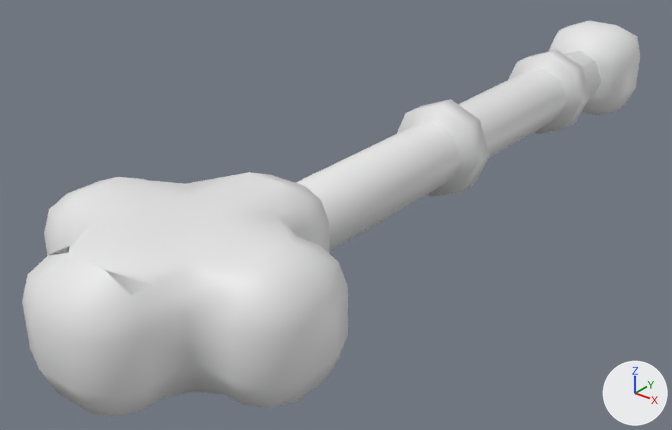
The FBX model Assets/000.Eeeeden/00-Fbxs/00-Character/02-Character/03-Green/Green-Lv2-Healer-WP.fbx: old version first, new version second.
Camera for both pictures: a 50 mm lens placed at (0.453, -0.841, 0.34), pointed at (-0.05, -0.212, -0.049). The lights are fixed; the arrows at lower right show +X, +Y and +Z. Where no turn or scale is listed for an object, it has been applied to the vertices.

Names of what the first picture shows: 'Green-Lv2-Healer-WP'.
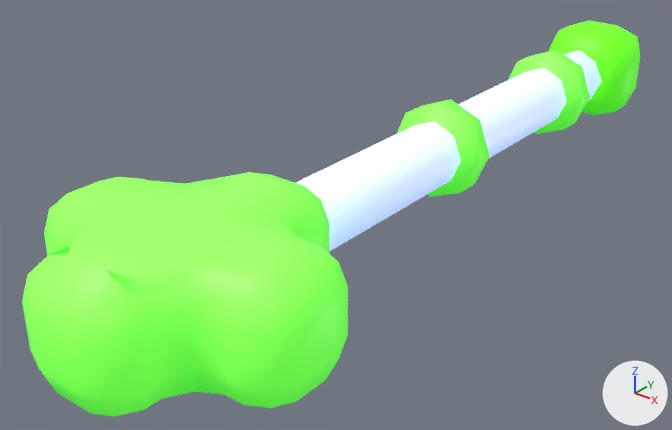
Where the change shows, as pixel boxes [x1, y1, x2, y2] in the pictures (672 x 430 px):
'Green-Lv2-Healer-WP', recoloured (white to green)
    both: [22, 21, 640, 416]

The edits, one by one:
Picture 'Block-EM.png' (img_block_em_png) is new.
Picture 'Block-BM.png' (img_block_bm_png) is new.
Material 'Main' (mat_main) is new.
Uses the picture img_block_bm_png.
Uses the picture img_block_em_png.
me_green_lv2_healer_wp has 300 vertices, 276 faces and spans x -0.125..0.125, y -0.566..0.283, z -0.054..0.054.
me_green_lv2_healer_wp now uses material mat_main.
